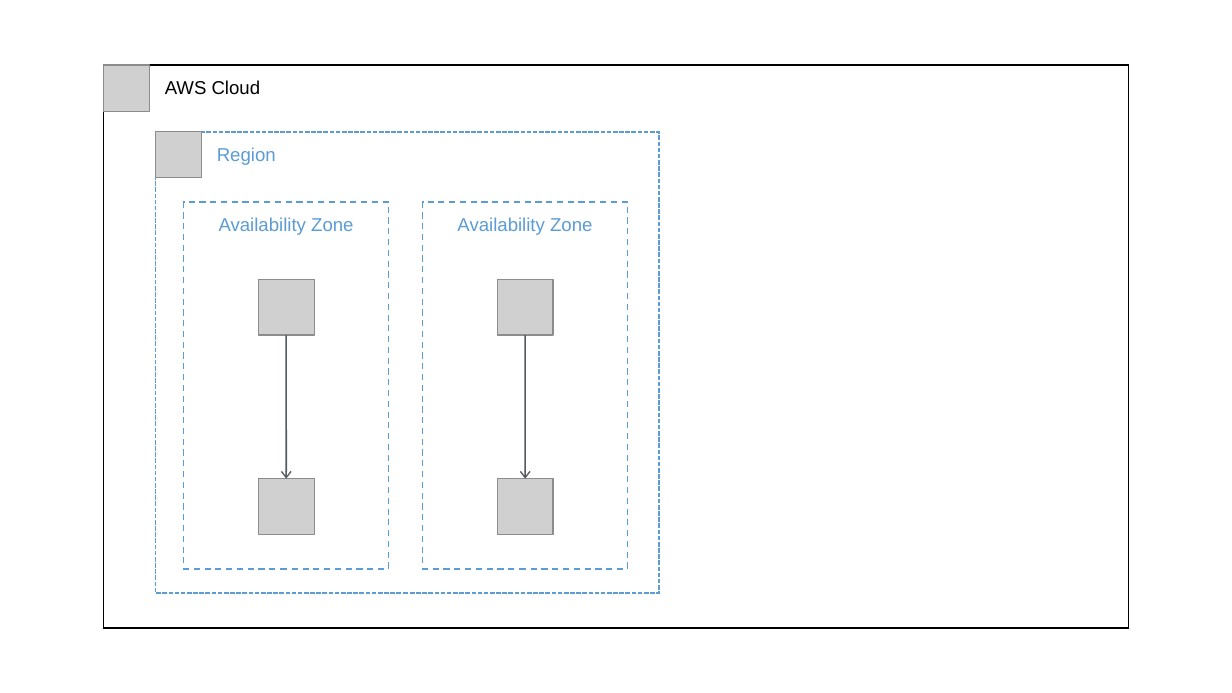
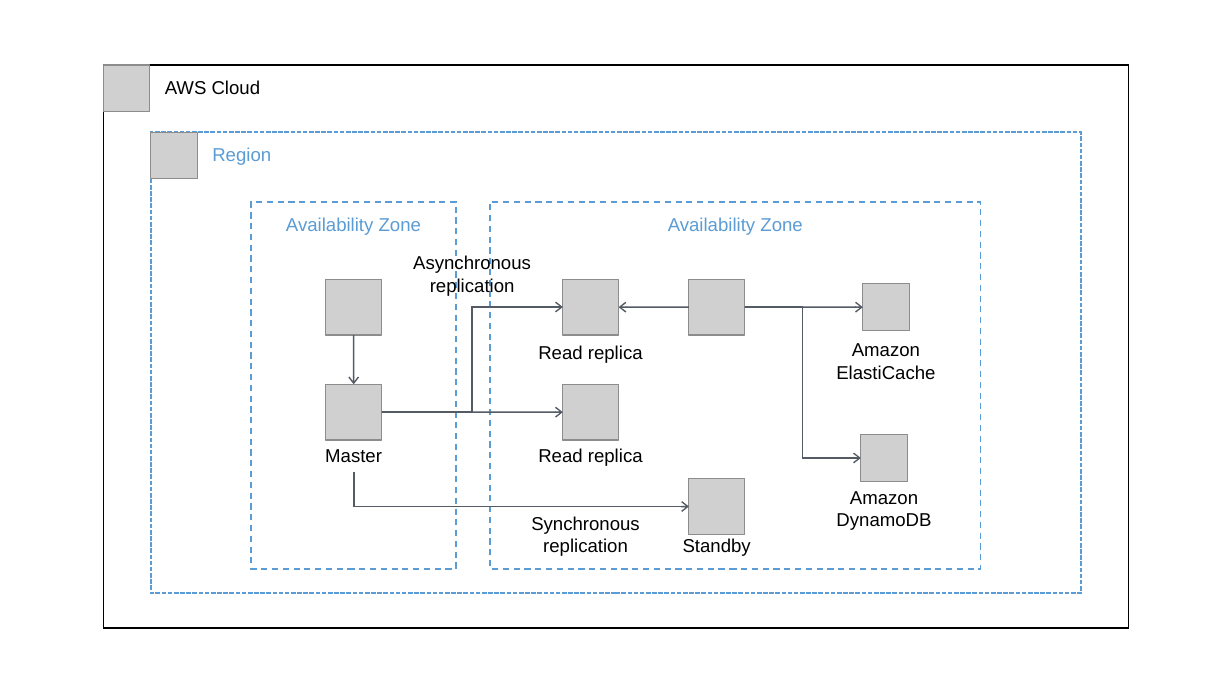
Before and after one commit to ichigo-1125/knowledge, a slide deck: slide 6 of assets/AWS.odp. Drawn at 1232x693 pixels with LibreOffice and Linux fonts; fonts in the diff are those of the drawing; grey boxes stand for pictures. Boxes give left, top, right and bottom in pixels: in the first picture for what was removed or moved away, otherwise in the second. Text is boxed around its words. In the diff, an @@ line names an element or a change of style, - is before the commit and + after.

```diff
--- a/assets/AWS.odp
+++ b/assets/AWS.odp
@@ picture moved from (x1=155, y1=132, x2=202, y2=179) to (x1=151, y1=132, x2=198, y2=179) @@
@@ rectangle "Region" resized from (x1=155, y1=132, x2=660, y2=593) to (x1=151, y1=132, x2=1081, y2=593) @@
@@ rectangle "Availability Zone" moved from (x1=183, y1=202, x2=388, y2=569) to (x1=252, y1=202, x2=456, y2=569) @@
@@ rectangle "Availability Zone" resized from (x1=423, y1=202, x2=627, y2=569) to (x1=491, y1=202, x2=982, y2=569) @@
@@ picture moved from (x1=258, y1=279, x2=314, y2=335) to (x1=325, y1=279, x2=381, y2=335) @@
@@ picture moved from (x1=497, y1=279, x2=553, y2=335) to (x1=563, y1=279, x2=619, y2=335) @@
@@ group added at (x1=325, y1=255, x2=935, y2=556): 8 texts, 4 pictures, 3 elbow arrows, 2 arrows @@
+Synchronous
+replication
+Read replica
+Asynchronous
+replication
+Master
+Read replica
+Standby
+Amazon
+ElastiCache
+Amazon
+DynamoDB
@@ arrow moved from (286, 335) - (286, 478) to (353, 335) - (353, 385) @@
@@ picture moved from (x1=258, y1=478, x2=314, y2=534) to (x1=325, y1=385, x2=381, y2=440) @@
@@ arrow moved from (525, 335) - (525, 478) to (381, 413) - (563, 413) @@
@@ picture moved from (x1=497, y1=478, x2=553, y2=534) to (x1=689, y1=478, x2=745, y2=534) @@
```
Also in this commit, not shown: 1 other slide changed, 14 other files.
